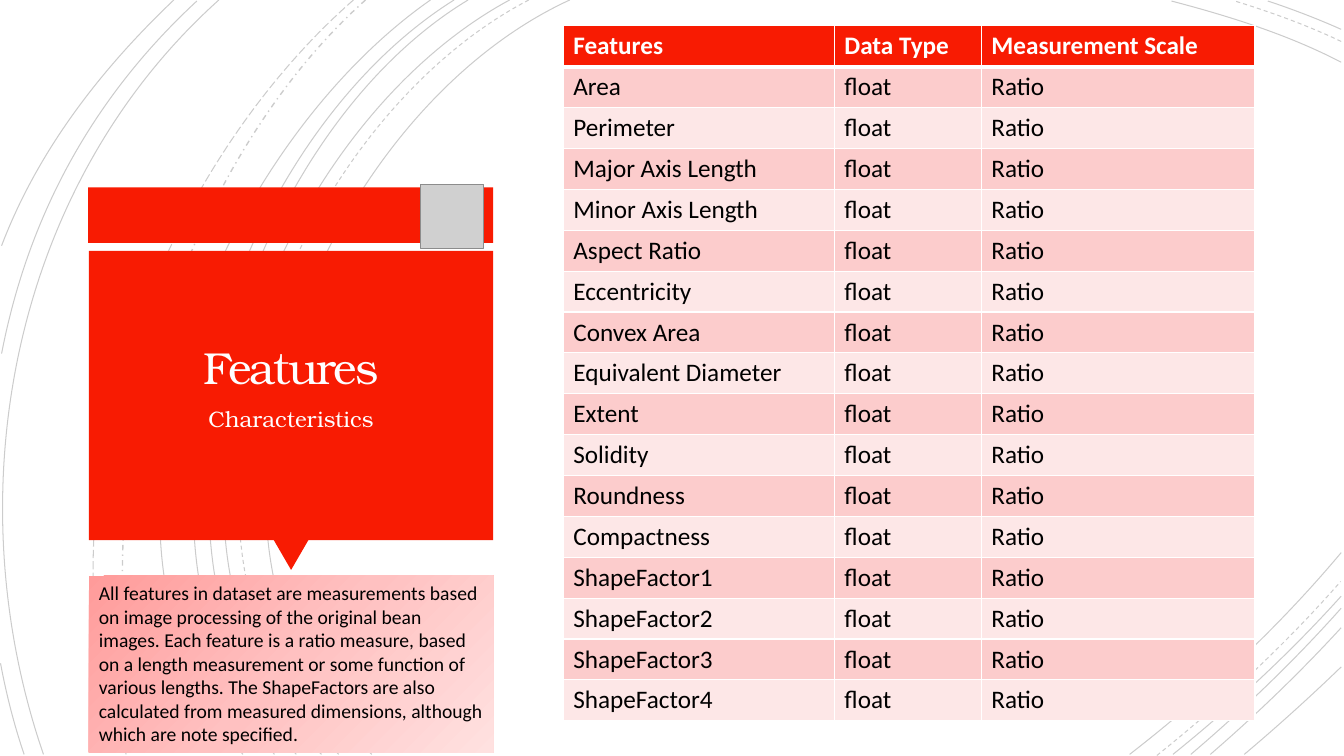
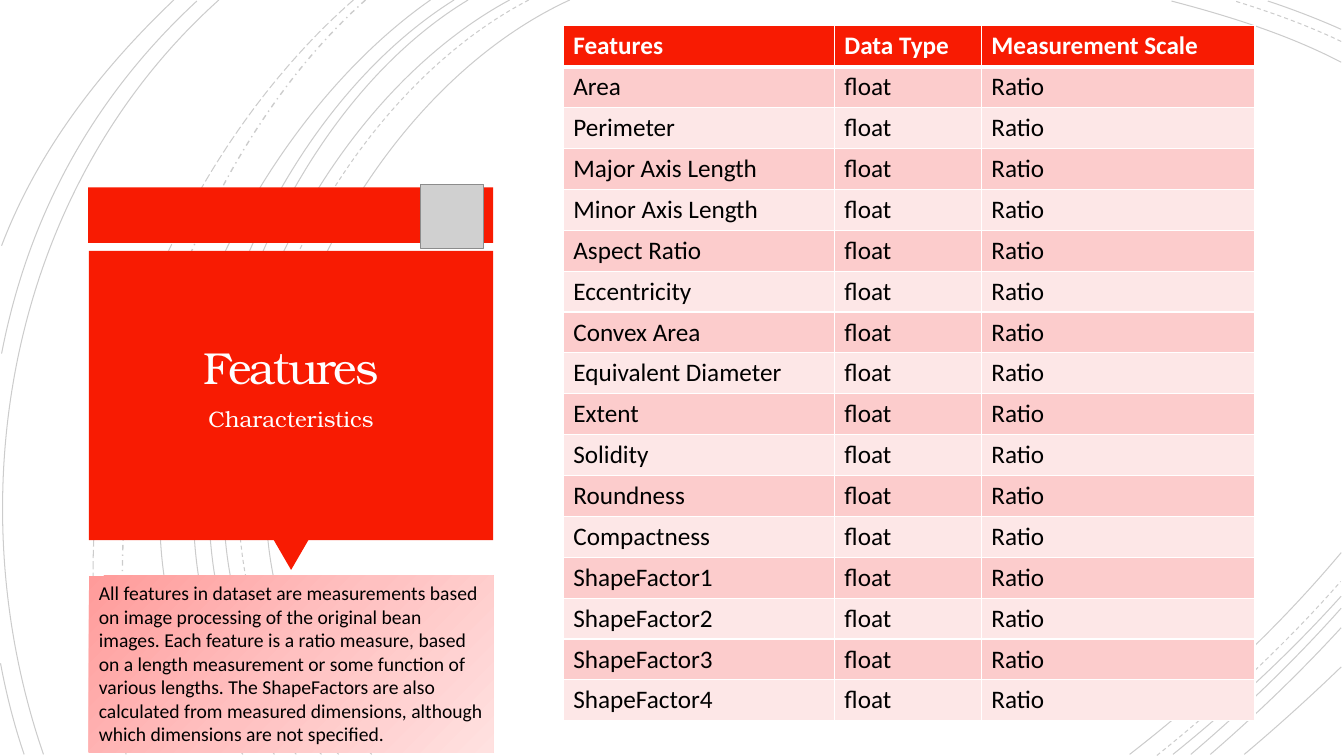
Before and after one commit to mmkke/DS5230_clustering_project, a slide deck: slide 6 of ds5230_phase1_farrell_massone.pptx. Drawn at 1344x756 pixels with LibreOffice and Linux fonts; fonts in the diff are those of the drawing; grey boxes stand for pictures. Boxes give left, top, right and bottom in pixels: in the first picture for what was removed or moved away, otherwise in the second. Text is boxed around its words. In the diff, an @@ line names an element or a change of style, - is before the commit and + after.

Commit message:
Changes to .pptx

```diff
--- a/ds5230_phase1_farrell_massone.pptx
+++ b/ds5230_phase1_farrell_massone.pptx
@@ text in rectangle at (99, 586, 482, 744): text changed @@
-All features in dataset are measurements based on image processing of the original bean images. Each feature is a ratio measure, based on a length measurement or some function of various lengths. The ShapeFactors are also calculated from measured dimensions, although which are note specified.
+All features in dataset are measurements based on image processing of the original bean images. Each feature is a ratio measure, based on a length measurement or some function of various lengths. The ShapeFactors are also calculated from measured dimensions, although which dimensions are not specified.
```
